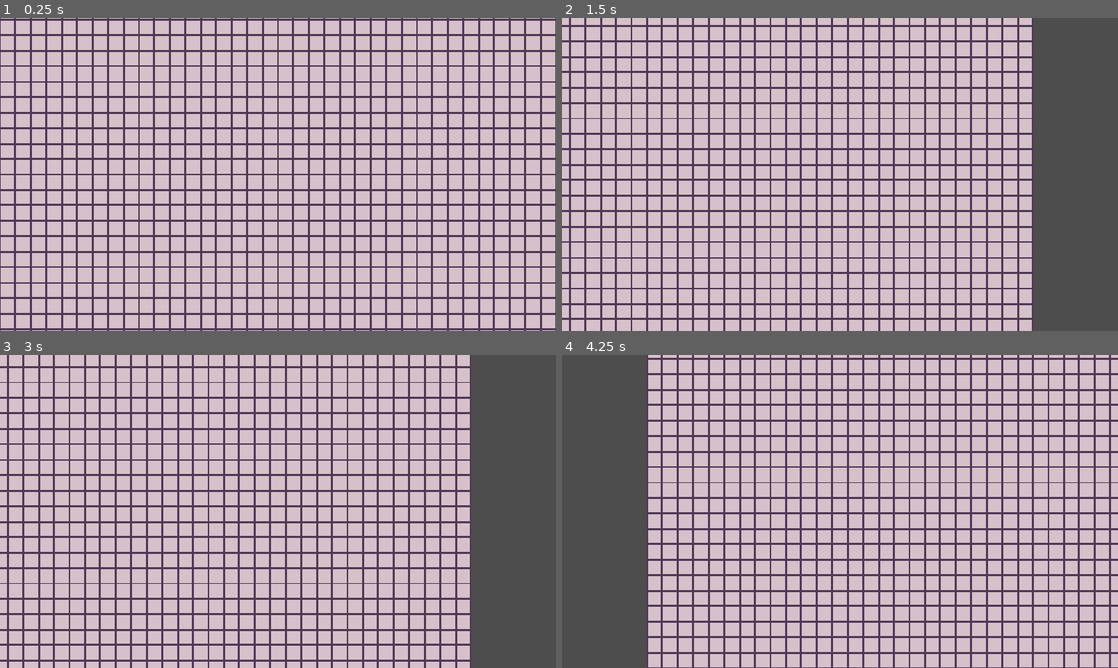
Above: before the commit, frames 1-4 (two rows, left to right).
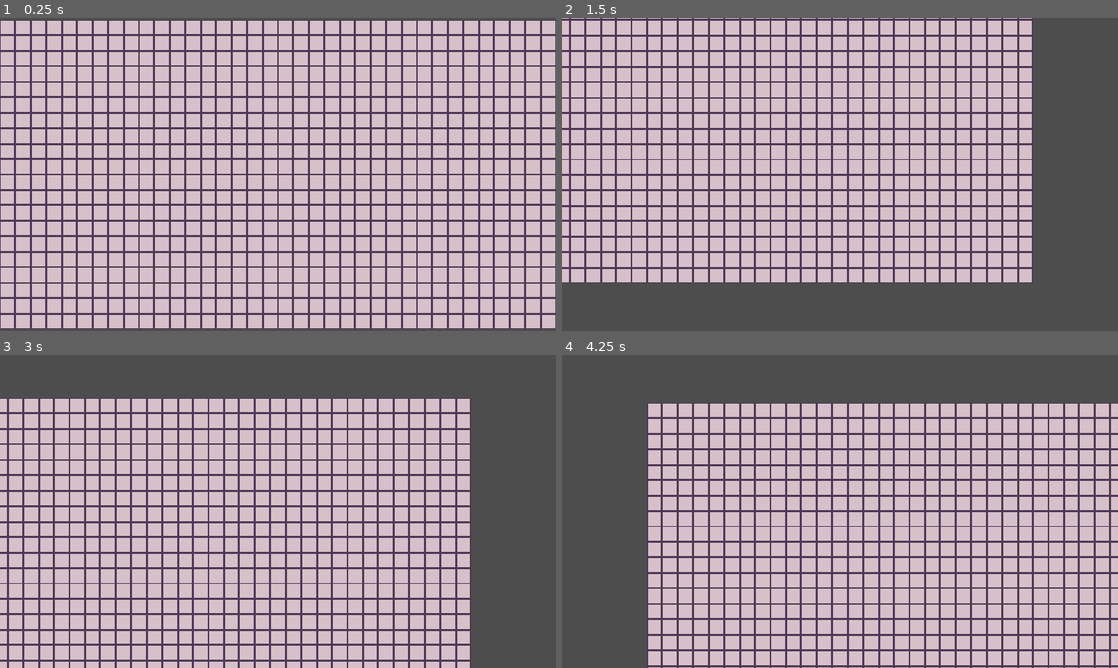
Above: after the commit, the same moments.

Repository: Franine1/hamster_spinning
Game: Godot game, scene res://scenes/play area/play_area.tscn
The game is run twice, just before and just after one commit, with the same random seed, the same clock (stepped at 60 frames per second) and the same inputs.
Inputs:
- Up to frame 1 (0.25 s): no input
- Up to frame 2 (1.5 s): tap Enter at 0.5 s; hold D (Move Right) 0.53-1.28 s; tap Space at 1.25 s; hold S (Move Down) from 1.28 s (still down)
- Up to frame 3 (3 s): release S (Move Down) at 2.03 s; hold D (Move Right) 2.03-2.78 s; tap Enter at 2.75 s; hold W (Move Up) from 2.78 s (still down)
- Up to frame 4 (4.25 s): release W (Move Up) at 3.53 s; hold A (Move Left) from 3.53 s (still down)

The runs differ from the first frame. In frame 1, 0.4% of the frame differs, in the area x 0-100%, y 0-100%; in frame 2, 26%; in frame 3, 9.2%; in frame 4, 26%, in the area x 15-100%, y 0-100%.

Commit message:
camera locking

Diff:
--- a/scripts/play_area.gd
+++ b/scripts/play_area.gd
@@ -2,7 +2,7 @@
 extends TileMapLayer
 
 
-@export var bounds: Rect2i = Rect2i(-20,-20,40,40)
+@export var bounds: Rect2i = Rect2i(-18,-10,36,20)
 @onready var camera: Camera2D = %Camera2D
 
 
--- a/scripts/play_camera.gd
+++ b/scripts/play_camera.gd
@@ -10,7 +10,7 @@
 	var movement := Input.get_vector("Move Left","Move Right","Move Up","Move Down")
 
 	if movement:
-		var axis = (movement.max_axis_index())
+		var axis = movement.round()
 		#movement *= Vector2(1-axis,axis)
 		#movement = movement.normalized()
 
